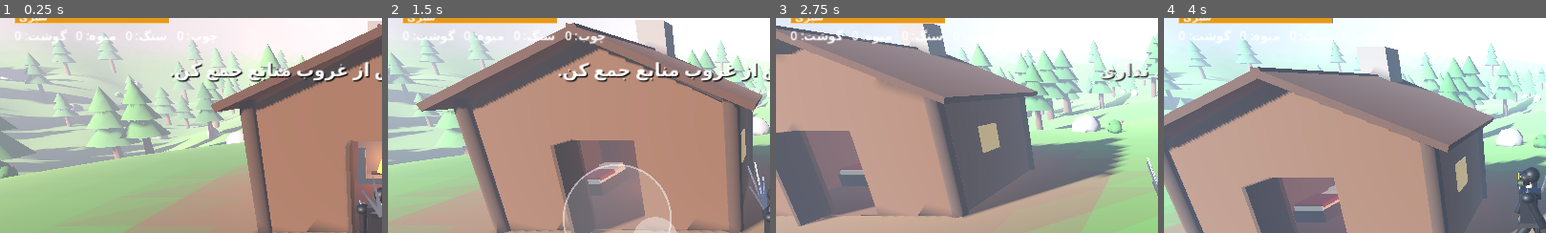
Above: before the commit, frames 1-4 (left to right).
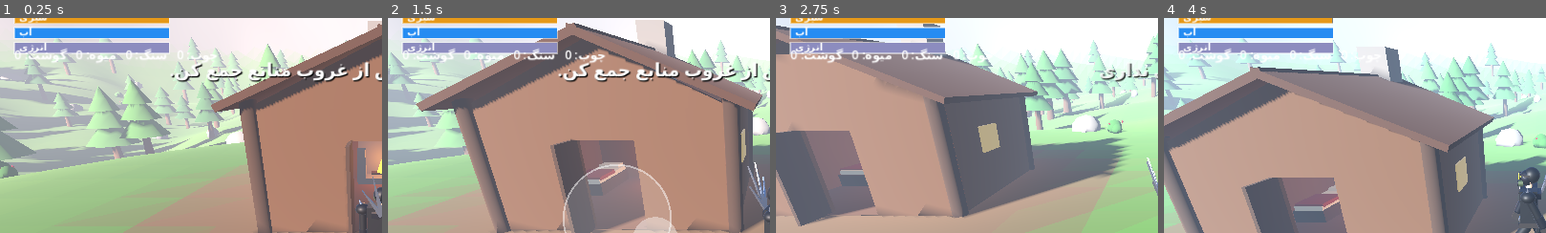
Above: after the commit, the same moments.

Repository: sohrabsaremi/Shabah-e-Jangal
Game: Godot game, scene res://main.tscn
Two runs of this game, one before a commit and one after it. Both use one fixed random seed, a clock stepped at 60 frames per second and the inputs below.
Inputs (mouse positions are % of the whole screen's width and height, from its top left):
- Up to frame 1 (0.25 s): no input
- Up to frame 2 (1.5 s): tap Enter at 0.5 s; move the mouse to (72, 45) at 0.52 s; hold D 0.53-1.25 s; tap F at 0.6 s; click (72, 45) at 0.67 s; tap Space at 0.77 s; drag from (30, 55) to (45, 70) at 1.27 s
- Up to frame 3 (2.75 s): move the mouse to (60, 28) at 2.02 s; hold D from 2.03 s (still down); tap Q at 2.1 s
- Up to frame 4 (4 s): release D at 2.75 s; drag from (45, 70) to (20, 35) at 2.77 s; move the mouse to (80, 65) at 3.52 s; hold A from 3.53 s (still down); tap E at 3.6 s; tap Space at 3.77 s
The pictures show only the part of the screen within x 0-50%, y 8-58%; the shares and areas given below are measured in that part.

The runs differ from the first frame. In frame 1, 4.4% of the frame differs, in the area x 3-57%, y 4-21%; in frame 2, 5.0%; in frame 3, 5.2%, in the area x 3-56%, y 4-21%; in frame 4, 4.3%.

Commit message:
Update hud.gd

Diff:
--- a/scripts/hud.gd
+++ b/scripts/hud.gd
@@ -14,6 +14,8 @@
 # values written by main
 var hp_frac: float = 1.0
 var hunger_frac: float = 1.0
+var thirst_frac: float = 1.0
+var fatigue_frac: float = 0.0
 var inv_text: String = ""
 var day_text: String = ""
 var time_frac: float = 0.0
@@ -183,7 +185,9 @@
 	# stat bars + inventory
 	_bar(Vector2(24, 22), Vector2(260, 22), hp_frac, Color(0.8, 0.12, 0.12), "جان", f)
 	_bar(Vector2(24, 52), Vector2(260, 18), hunger_frac, Color(0.9, 0.6, 0.1), "سیری", f)
-	draw_string(f, Vector2(24, 98), inv_text, HORIZONTAL_ALIGNMENT_LEFT, -1, 20, Color.WHITE)
+	_bar(Vector2(24, 77), Vector2(260, 18), thirst_frac, Color(0.15, 0.55, 0.95), "آب", f)
+	_bar(Vector2(24, 102), Vector2(260, 18), 1.0 - fatigue_frac, Color(0.55, 0.55, 0.75), "انرژی", f)
+	draw_string(f, Vector2(24, 130), inv_text, HORIZONTAL_ALIGNMENT_LEFT, -1, 20, Color.WHITE)
 
 	# day counter + sun/moon timeline
 	draw_string(f, Vector2(s.x - 264, 40), day_text, HORIZONTAL_ALIGNMENT_RIGHT, 240, 24, Color.WHITE)
